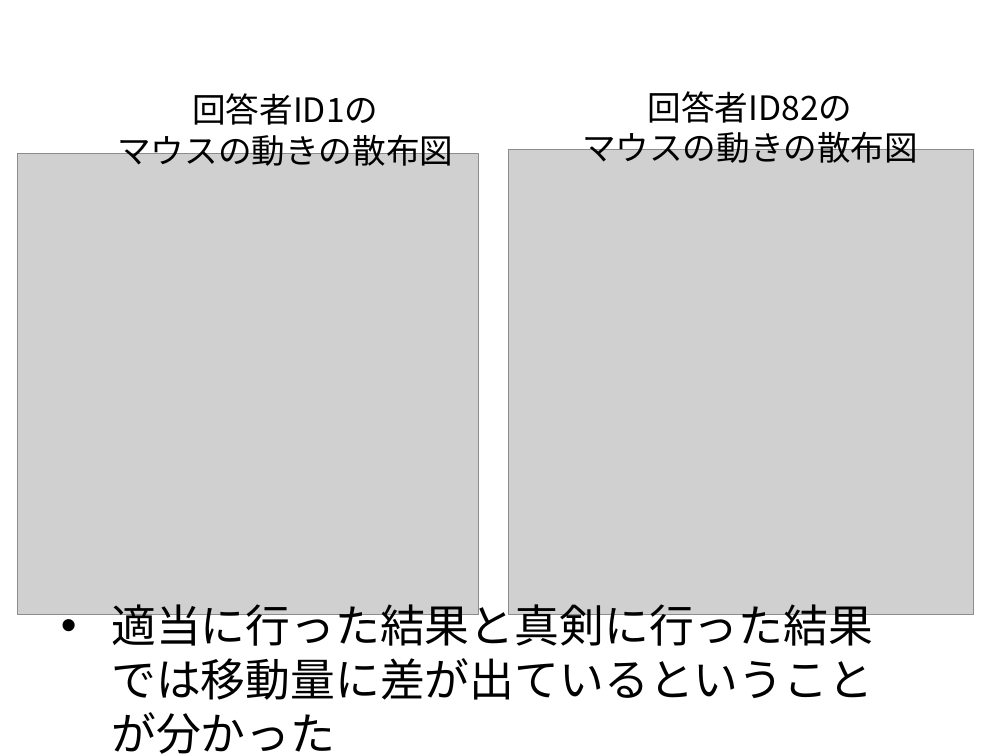
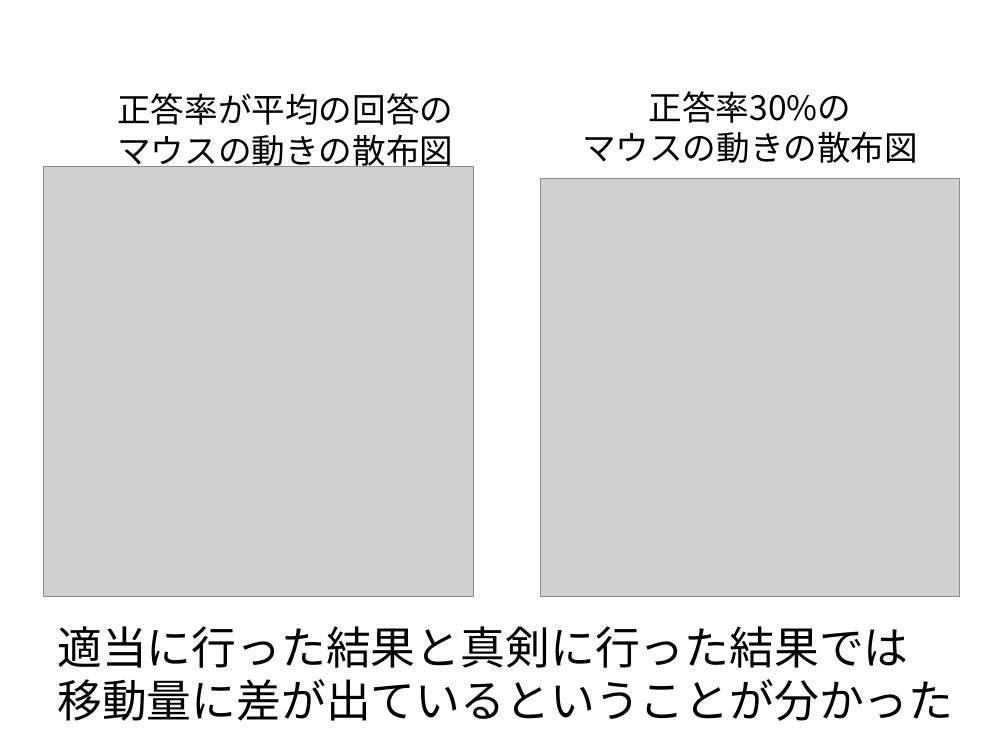
Before and after one commit to tomoya-mikami/task2, a slide deck: slide 15 of slide/presentation.pptx (slide 14 before the commit). Drawn at 1008x756 pixels with LibreOffice and Linux fonts; fonts in the diff are those of the drawing; grey boxes stand for pictures; background and template pictures are left out. Boxes give left, top, right and bottom in pixels: in the first picture for what was removed or moved away, otherwise in the second. Text is boxed around its words. In the diff, an @@ line names an element or a change of style, - is before the commit and + after.

```diff
--- a/slide/presentation.pptx
+++ b/slide/presentation.pptx
@@ text at <box>117,93,453,125</box>: text changed @@
-回答者ID1の
+正答率が平均の回答の
@@ text at <box>649,91,852,123</box>: text changed @@
-回答者ID82の
+正答率30%の
@@ picture: place and size @@
-picture at <box>17,153,478,614</box>
+picture at <box>43,167,474,598</box>
@@ picture: place and size @@
-picture at <box>508,149,973,614</box>
+picture at <box>540,178,960,598</box>
@@ text at <box>57,626,953,721</box>: text changed @@
-• 適当に行った結果と真剣に行った結果では移動量に差が出ているということが分かった
+適当に行った結果と真剣に行った結果では
+移動量に差が出ているということが分かった
```
Also in this commit, not shown: 13 other slides changed, 5 slides added, 1 slide removed, 2 other files.
